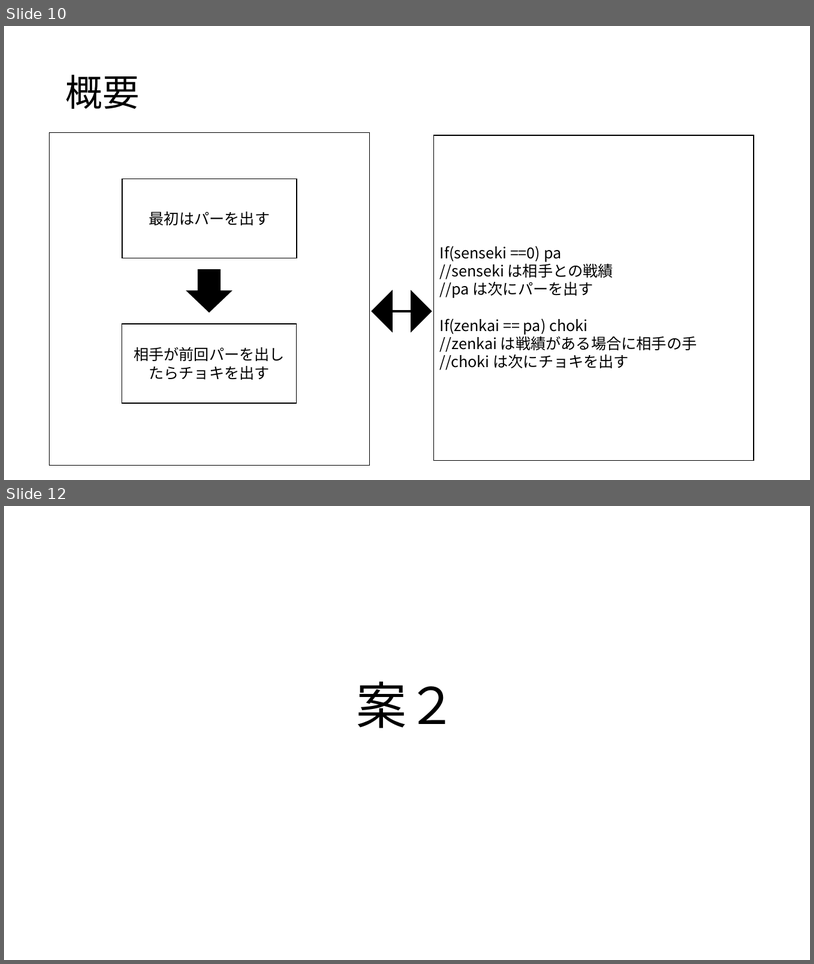
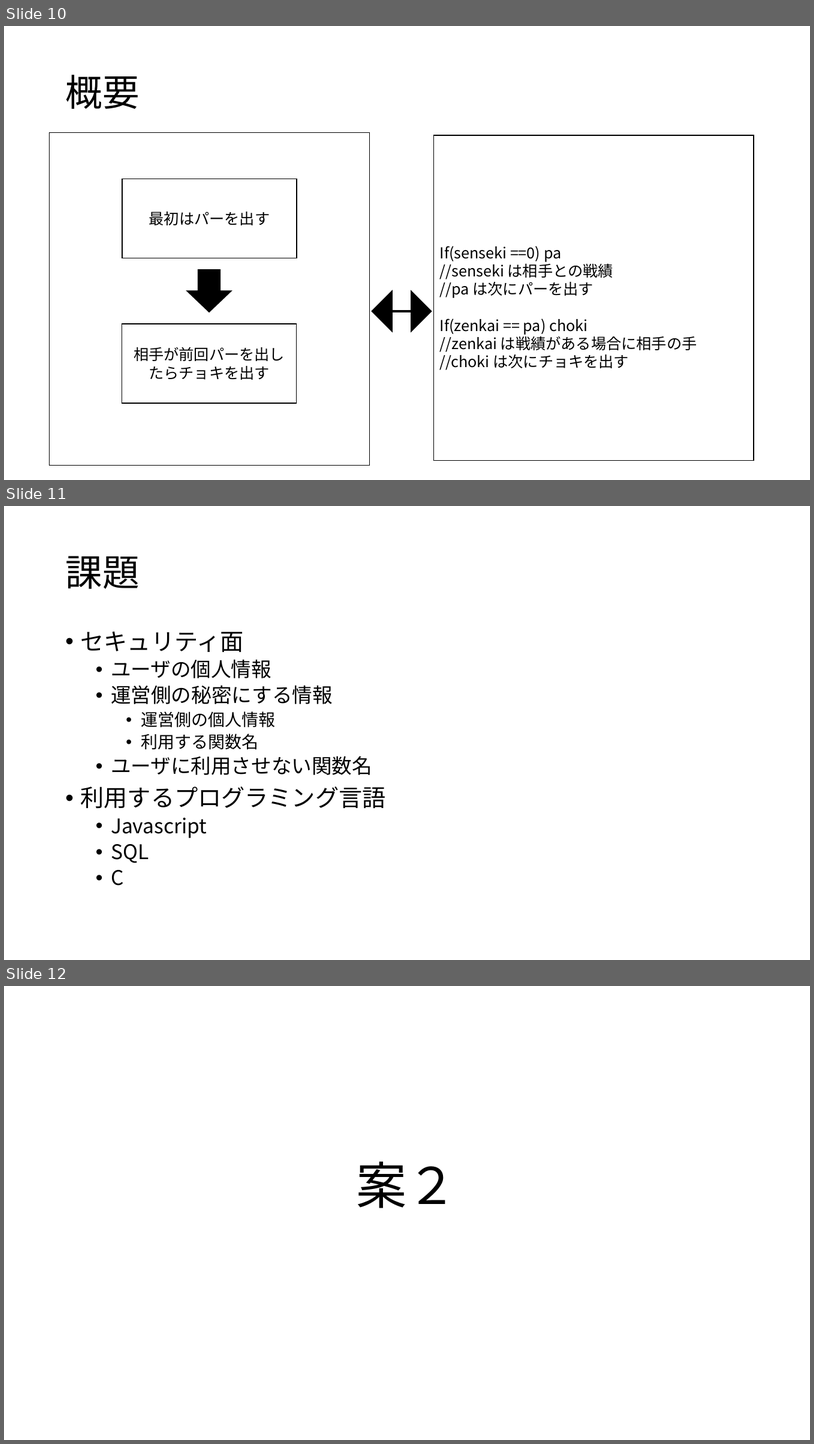
Before and after one commit to kait-takanolab/1821121-shimaoka-thesis, a slide deck: 1821121_shimaoka_sotsuken.pptx. Shown one above the other, each under a label of ours: slides 10 and 12 before the commit, slides 10, 11 and 12 after it; the slides between them are not shown. The pictures are 814x964 and 814x1444 pixels, drawn with LibreOffice and Linux fonts; fonts in the diff are those of the drawing. Boxes give left, top, right and bottom in pixels: in the first picture for what was removed or moved away, otherwise in the second. Text is boxed around its words. In the diff, an @@ line names an element or a change of style, - is before the commit and + after.

```diff
--- a/1821121_shimaoka_sotsuken.pptx
+++ b/1821121_shimaoka_sotsuken.pptx
@@ slide 11 added at box(4, 506, 810, 960), background #FFFFFF @@
@@ title added at box(65, 556, 139, 589), 44 pt, text #000000 @@
+課題
@@ text added at box(81, 631, 386, 885), 24 pt, text #000000 @@
+• セキュリティ面
+  • ユーザの個人情報
+  • 運営側の秘密にする情報
+    • 運営側の個人情報
+    • 利用する関数名
+  • ユーザに利用させない関数名
+• 利用するプログラミング言語
+  • Javascript
+  • SQL
+  • C
```
Also in this commit, not shown: 1 slide changed, 1 slide removed.
